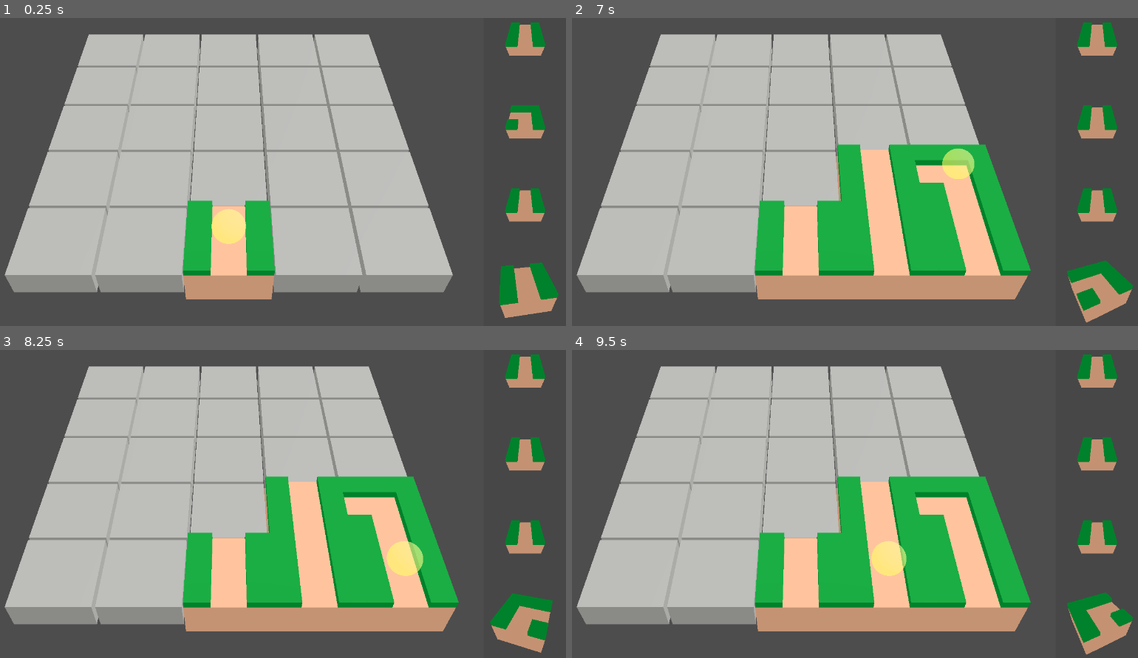
Above: before the commit, frames 1-4 (two rows, left to right).
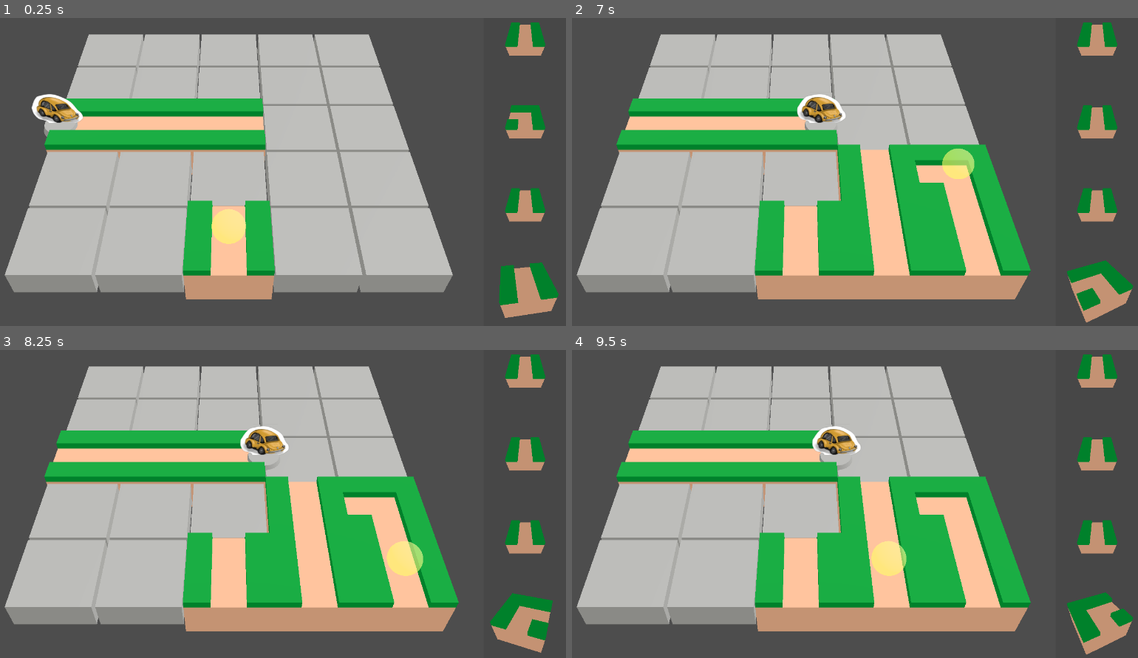
Above: after the commit, the same moments.

Repository: Pro1d/code4cause
Game: Godot game, scene res://scenes/main/GameMain.tscn
Two runs of this game, one before a commit and one after it. Both use one fixed random seed, a clock stepped at 60 frames per second and the inputs below.
Inputs:
- Up to frame 1 (0.25 s): no input
- Up to frame 2 (7 s): tap Enter (ui_accept) at 0.5, 0.77, 1.52, 3.02, 3.77, 4.52, 6.02, 6.77 s; hold D (move_right) 0.53-1.28 s; hold S (move_down) 1.28-2.03 s; hold D (move_right) 2.03-2.78 s; hold W (move_up) 2.78-3.53 s; hold A (move_left) 3.53-5.03 s; hold S (move_down) 5.03-5.78 s; hold D (move_right) 5.78-6.53 s; hold W (move_up) from 6.53 s (still down)
- Up to frame 3 (8.25 s): release W (move_up) at 7.28 s; hold D (move_right) 7.28-8.03 s; tap Enter (ui_accept) at 7.52 s; hold S (move_down) from 8.03 s (still down)
- Up to frame 4 (9.5 s): release S (move_down) at 8.78 s; hold A (move_left) from 8.78 s (still down); tap Enter (ui_accept) at 9.02 s

The runs differ from the first frame. In frame 1, 6.8% of the frame differs, in the area x 5-47%, y 24-52%; in frame 2, 6.5%; in frame 3, 6.8%, in the area x 7-52%, y 24-52%; in frame 4, 6.8%.

Commit message:
Path Player

Diff:
--- a/resources/placeholder/tile_turn.tscn
+++ b/resources/placeholder/tile_turn.tscn
@@ -31,7 +31,7 @@
 
 [node name="TileTurn" type="Node3D"]
 
-[node name="Path" type="Path3D" parent="."]
+[node name="Path3D" type="Path3D" parent="."]
 curve = SubResource("Curve3D_c1f6f")
 
 [node name="Mesh" type="Node3D" parent="."]
--- a/scenes/player/player.gd
+++ b/scenes/player/player.gd
@@ -1,2 +1,7 @@
 class_name  Player
 extends Node3D
+
+const cell_size : float = 1
+
+func _ready() -> void:
+	pass
--- a/scenes/player/player.tscn
+++ b/scenes/player/player.tscn
@@ -1,6 +1,26 @@
-[gd_scene load_steps=2 format=3 uid="uid://dfxnn5sgl8knh"]
+[gd_scene load_steps=5 format=3 uid="uid://dfxnn5sgl8knh"]
 
 [ext_resource type="Script" path="res://scenes/player/player.gd" id="1_0b1kw"]
+[ext_resource type="Texture2D" uid="uid://cucutvurot55x" path="res://assets/textures/player_v0_.png" id="2_f6uci"]
+[ext_resource type="Script" path="res://scenes/player/player_movement.gd" id="3_42uji"]
+
+[sub_resource type="CylinderMesh" id="CylinderMesh_waxj5"]
+top_radius = 0.22
+bottom_radius = 0.25
+height = 0.1
 
 [node name="Player" type="Node3D"]
 script = ExtResource("1_0b1kw")
+
+[node name="Mesh" type="Node3D" parent="."]
+
+[node name="Base" type="MeshInstance3D" parent="Mesh"]
+transform = Transform3D(1, 0, 0, 0, 0.999943, -0.0106289, 0, 0.0106289, 0.999943, 0, 0, 0)
+mesh = SubResource("CylinderMesh_waxj5")
+
+[node name="Sprite3D" type="Sprite3D" parent="Mesh"]
+transform = Transform3D(0.07, 0, 0, 0, 0.07, 0, 0, 0, 0.07, 0, 0.251785, 0)
+texture = ExtResource("2_f6uci")
+
+[node name="player_movement" type="Node" parent="."]
+script = ExtResource("3_42uji")
--- /dev/null
+++ b/scenes/player/player_movement.gd
@@ -0,0 +1,64 @@
+class_name PlayerMovement
+extends Node
+
+var path_follow := PathFollow3D.new()
+var current_direction := 1
+@onready var player : Node3D = get_parent()
+
+func _ready() -> void:
+
+	# $Player.global_position = transform * curve.get_point_position(0)
+	path_follow.loop = false
+	path_follow.rotation_mode = PathFollow3D.ROTATION_NONE
+
+	player.global_position.x = 1
+	player.global_position.z = -1.5
+	find_path()
+
+func _process(delta: float) -> void:
+	if(path_follow != player.get_parent()):
+		player.reparent(path_follow)
+	if (
+		(current_direction == 1 and path_follow.progress_ratio >= 1)
+		or (current_direction == -1 and path_follow.progress_ratio <= 0)
+		):
+		find_path()
+
+	path_follow.progress_ratio += delta*current_direction*0.4
+
+func find_path() -> void:
+	print("Finding path")
+	for path in get_tree().get_nodes_in_group(Config.PATH_GROUP):
+		#print("Having a path: %s" % path.get_path())
+		if path == path_follow.get_parent():
+			continue
+		var position_in_tile := (path as Node3D).global_transform.inverse() * player.global_position
+		var curve := (path as Path3D).curve
+
+		var next_parent : Path3D = null
+
+		print("0: %f" % curve.get_point_position(0).distance_squared_to(position_in_tile))
+		print("1: %f" % curve.get_point_position(1).distance_squared_to(position_in_tile))
+
+		if curve.get_point_position(0).distance_squared_to(position_in_tile) < 0.1:
+			next_parent = path
+			current_direction = 1
+
+		if curve.get_point_position(curve.point_count-1).distance_squared_to(position_in_tile) < 0.1:
+			next_parent = path
+			current_direction = -1
+
+		if next_parent != null:
+			if path_follow.get_parent() == null:
+				print("First path")
+				next_parent.add_child(path_follow)
+				print(path_follow.get_path())
+				print(player.get_parent())
+				print(path_follow.global_position.distance_to((path as Node3D).global_position))
+			else:
+				print("New path")
+				path_follow.reparent(next_parent, false)
+
+			path_follow.progress_ratio = 0 if current_direction == 1 else 1
+			player.global_rotation.y = 0
+			break
--- a/scripts/PlayerMovement.gd
+++ /dev/null
@@ -1,41 +0,0 @@
-class_name PlayerMovement
-extends Node3D
-var path_follow = PathFollow3D.new()
-var sign = 1
-@onready var player = $Player
-
-# Called when the node enters the scene tree for the first time.
-func _ready():
-
-	# $Player.global_position = transform * curve.get_point_position(0)
-	path_follow.loop = false
-	path_follow.rotation_mode = PathFollow3D.ROTATION_NONE
-	$TileAngle/Path3D.add_child(path_follow)
-
-	player.reparent(path_follow, false)
-
-
-
-
-# Called every frame. 'delta' is the elapsed time since the previous frame.
-func _process(delta):
-
-	print(path_follow.progress_ratio)
-	if (sign == 1 and path_follow.progress_ratio >= 1) or (sign == -1 and path_follow.progress_ratio <= 0):
-		for path in get_tree().get_nodes_in_group("PlayerPath"):
-			print(path)
-			if path == path_follow.get_parent():
-				continue
-			var position_in_tile = (path as Node3D).global_transform.inverse() * player.global_position
-			var curve := (path as Path3D).curve
-			if curve.get_point_position(0).distance_squared_to(position_in_tile) < 0.01:
-				path_follow.reparent(path)
-				path_follow.progress_ratio=0
-				sign = 1
-				break
-			if curve.get_point_position(curve.point_count-1).distance_squared_to(position_in_tile) < 0.01:
-				path_follow.reparent(path)
-				path_follow.progress_ratio=1
-				sign = -1
-				break
-	path_follow.progress_ratio += delta*sign
--- a/scripts/prototype/placement_cell.gd
+++ b/scripts/prototype/placement_cell.gd
@@ -34,6 +34,11 @@
 
 func place() -> void:
 	is_set = true
+	var path : Path3D = child_scene.get_child(0).get_node_or_null("Path3D")
+	if path != null:
+		path.add_to_group(Config.PATH_GROUP)
+	else:
+		print("Error, tile with null path")
 
 func delete() -> void:
 	is_set = false
--- a/scripts/prototype/placement_grid.gd
+++ b/scripts/prototype/placement_grid.gd
@@ -1,6 +1,8 @@
 class_name PlacementGrid
 extends Node
 signal tile_placed
+
+var packed_straight : PackedScene = preload("res://resources/placeholder/tile_straight.tscn")
 
 @export var width: int = 5
 @export var height: int = 5
@@ -27,6 +29,24 @@
 	print(cell_size)
 	for i:int in width:
 		_generate_row()
+
+	var initial_cell : PlacementCell = cells[0][2]
+	initial_cell.highlight(packed_straight)
+	initial_cell.rotate_cell(PI/2)
+	initial_cell.place()
+	initial_cell.reset()
+
+	initial_cell  = cells[1][2]
+	initial_cell.highlight(packed_straight)
+	initial_cell.rotate_cell(PI/2)
+	initial_cell.place()
+	initial_cell.reset()
+
+	initial_cell  = cells[2][2]
+	initial_cell.highlight(packed_straight)
+	initial_cell.rotate_cell(PI/2)
+	initial_cell.place()
+	initial_cell.reset()
 
 func move(dir: Vector2i) -> void:
 	current_cell.reset()
--- a/scripts/singleton/Config.gd
+++ b/scripts/singleton/Config.gd
@@ -1,4 +1,6 @@
 extends Node
+
+const PATH_GROUP = "player_path"
 
 #const CursorArrowIcon := preload("res://assets/images/ui/cursor_arrow2.atlastex")
 #const CursorIBeamIcon := preload("res://assets/images/ui/cursor_ibeam.atlastex")
Not shown, added: assets/textures/player_v0_.png.import
